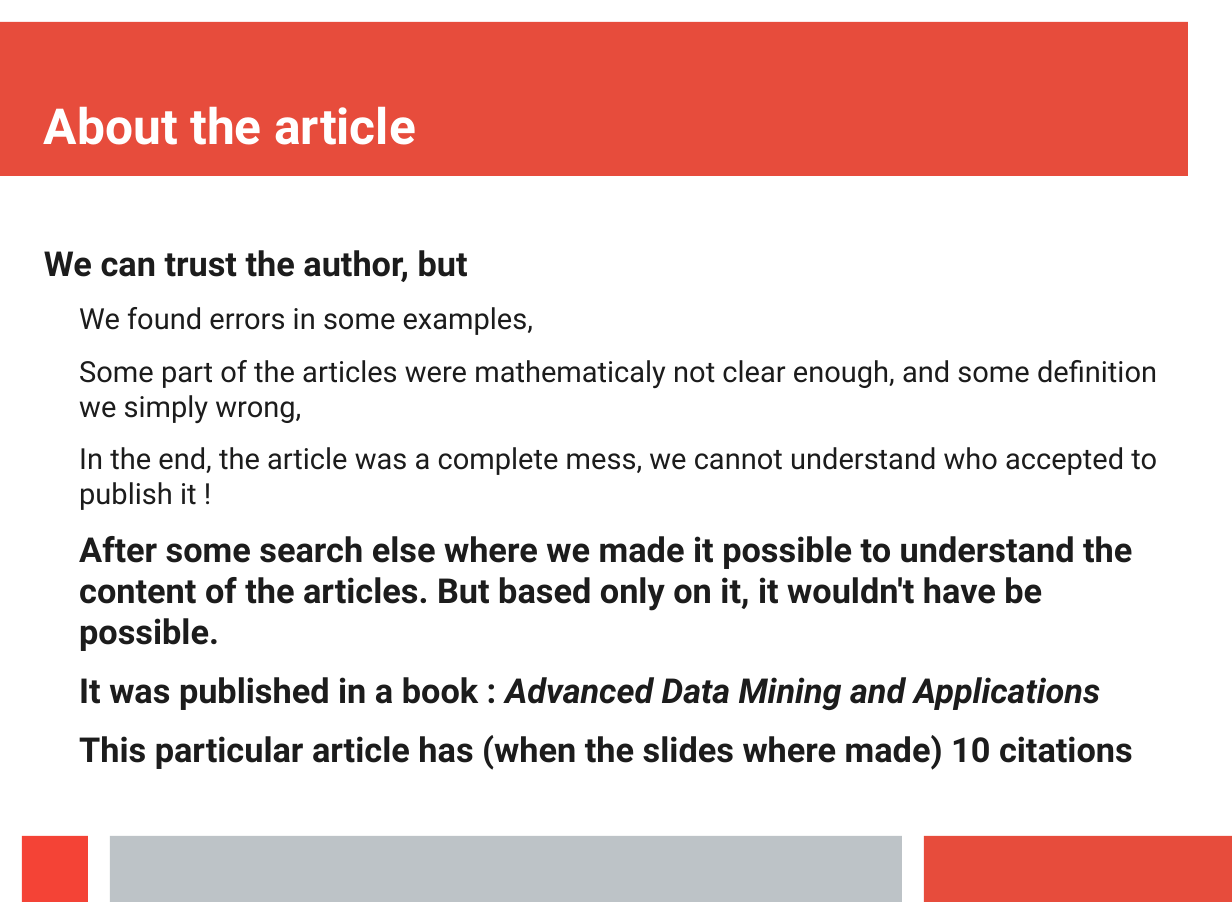
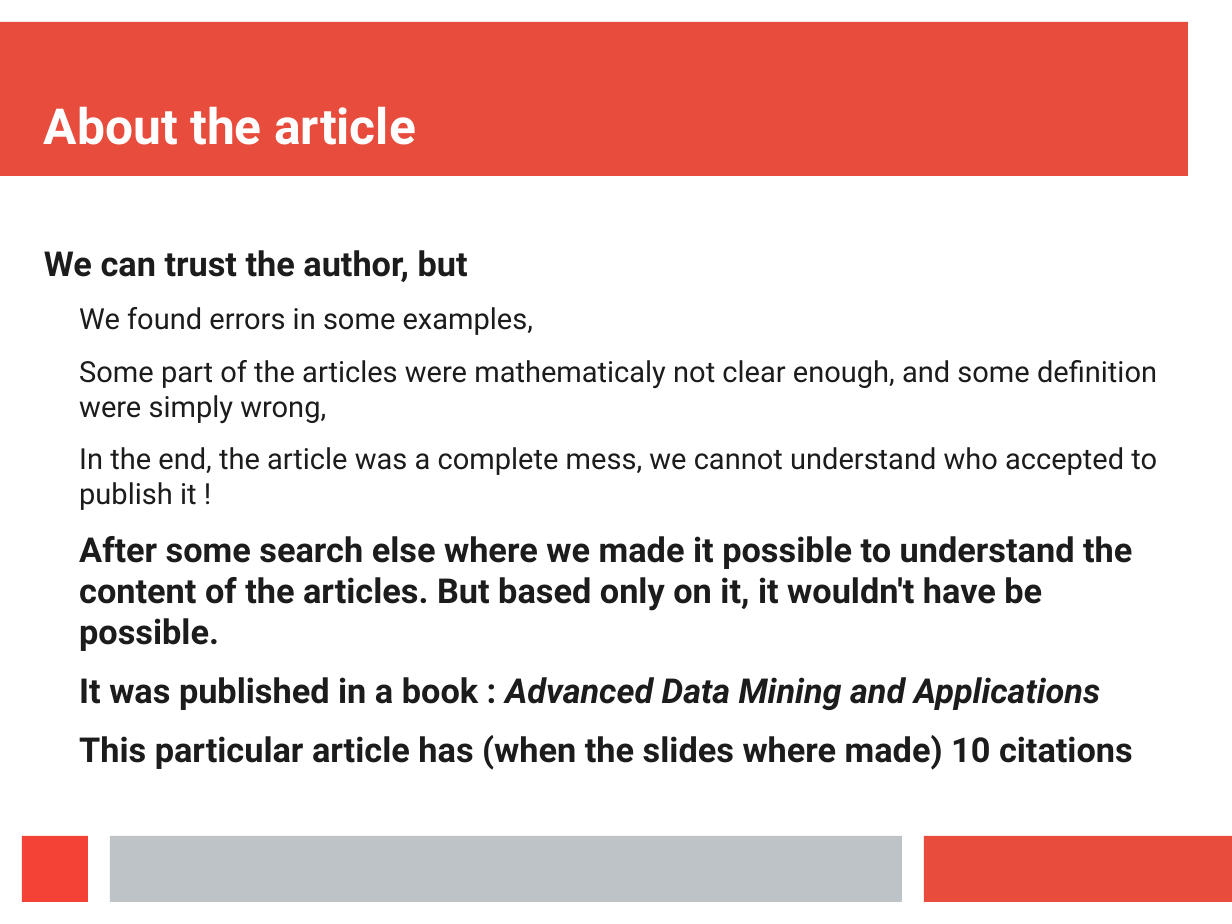
Before and after one commit to Symeon94/iaseminar, a slide deck: slide 8 of presentation/Presentation.odp. Drawn at 1232x924 pixels with LibreOffice and Linux fonts; fonts in the diff are those of the drawing. Boxes give left, top, right and bottom in pixels: in the first picture for what was removed or moved away, otherwise in the second. Text is boxed around its words. In the diff, an @@ line names an element or a change of style, - is before the commit and + after.

```diff
--- a/presentation/Presentation.odp
+++ b/presentation/Presentation.odp
@@ text at (79, 360, 1157, 423): text changed @@
-  Some part of the articles were mathematicaly not clear enough, and some definition we simply wrong,
+  Some part of the articles were mathematicaly not clear enough, and some definition were simply wrong,
```
Also in this commit, not shown: 26 other slides changed, 1 slide added.
